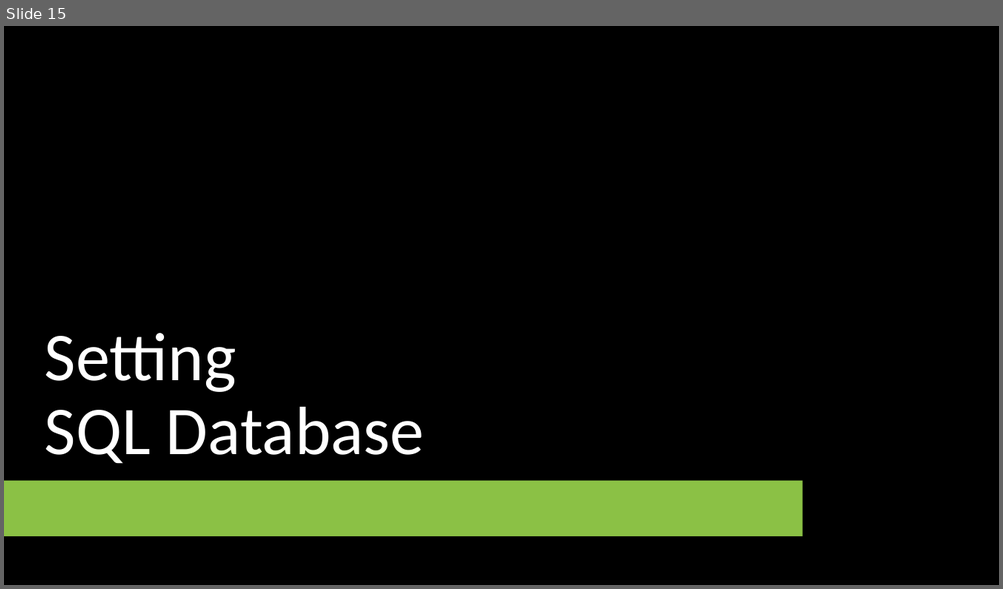
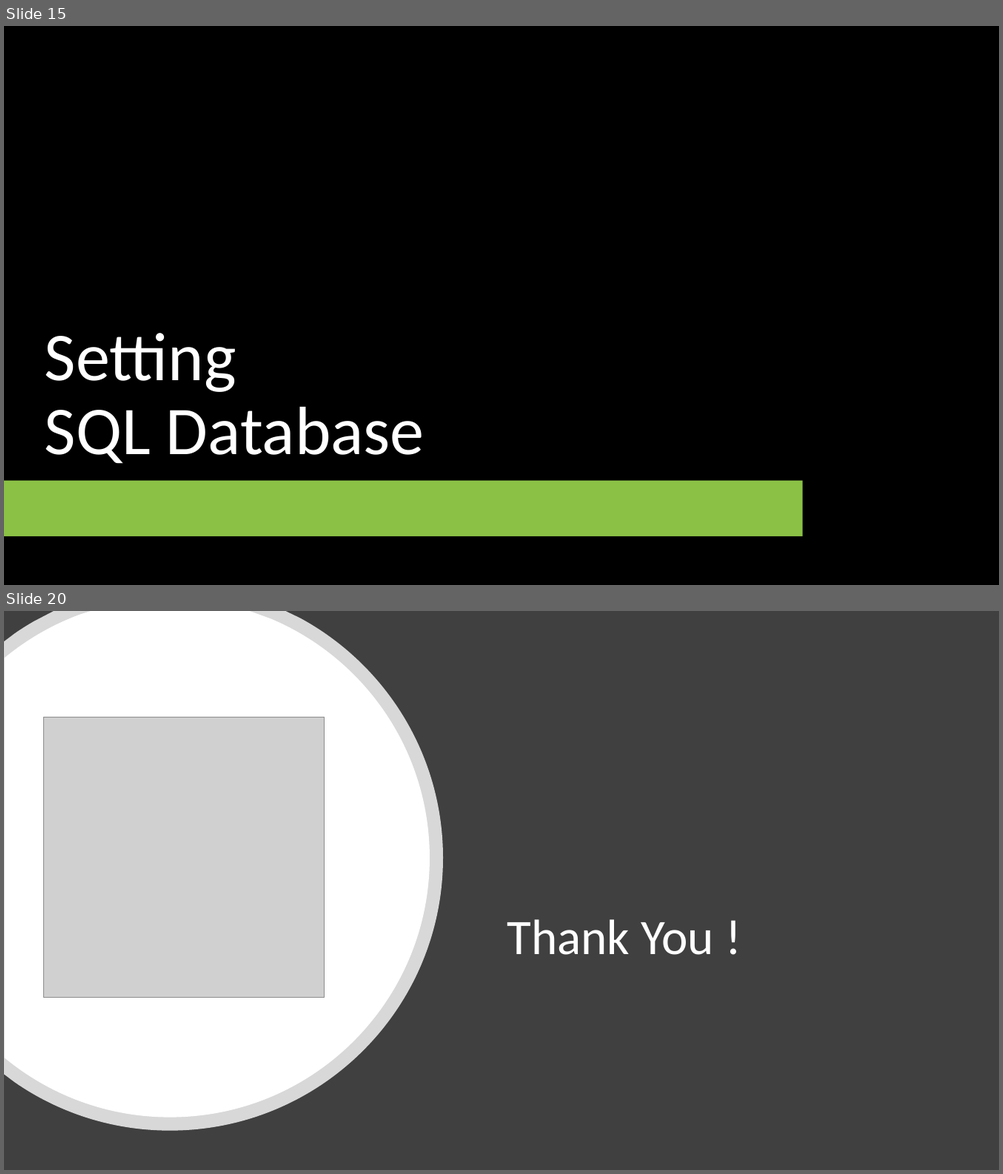
Before and after one commit to maitravpatel/Assignment4-CSharp, a slide deck: Assignment 4.pptx. Shown one above the other, each under a label of ours: slide 15 before the commit, slides 15 and 20 after it; the slides between them are not shown. The pictures are 1003x589 and 1003x1174 pixels, drawn with LibreOffice and Linux fonts; fonts in the diff are those of the drawing; grey boxes stand for pictures; background and template pictures are left out. Boxes give left, top, right and bottom in pixels: in the first picture for what was removed or moved away, otherwise in the second. Text is boxed around its words. In the diff, an @@ line names an element or a change of style, - is before the commit and + after.

```diff
--- a/Assignment 4.pptx
+++ b/Assignment 4.pptx
@@ slide 20 added at [4, 611, 999, 1170], background #FFFFFF @@
@@ rectangle added at [4, 611, 999, 1170], fill #404040 @@
@@ freeform shape added at [4, 611, 443, 1131], fill #FFFFFF at 80% opacity @@
@@ freeform shape added at [5, 611, 430, 1118], fill #FFFFFF @@
@@ picture added at [43, 717, 324, 997] @@
@@ title added at [506, 920, 714, 955], 48 pt, text #FFFFFF @@
+Thank You !
```
Also in this commit, not shown: 2 slides changed, 2 other slides added, 4 other files.
